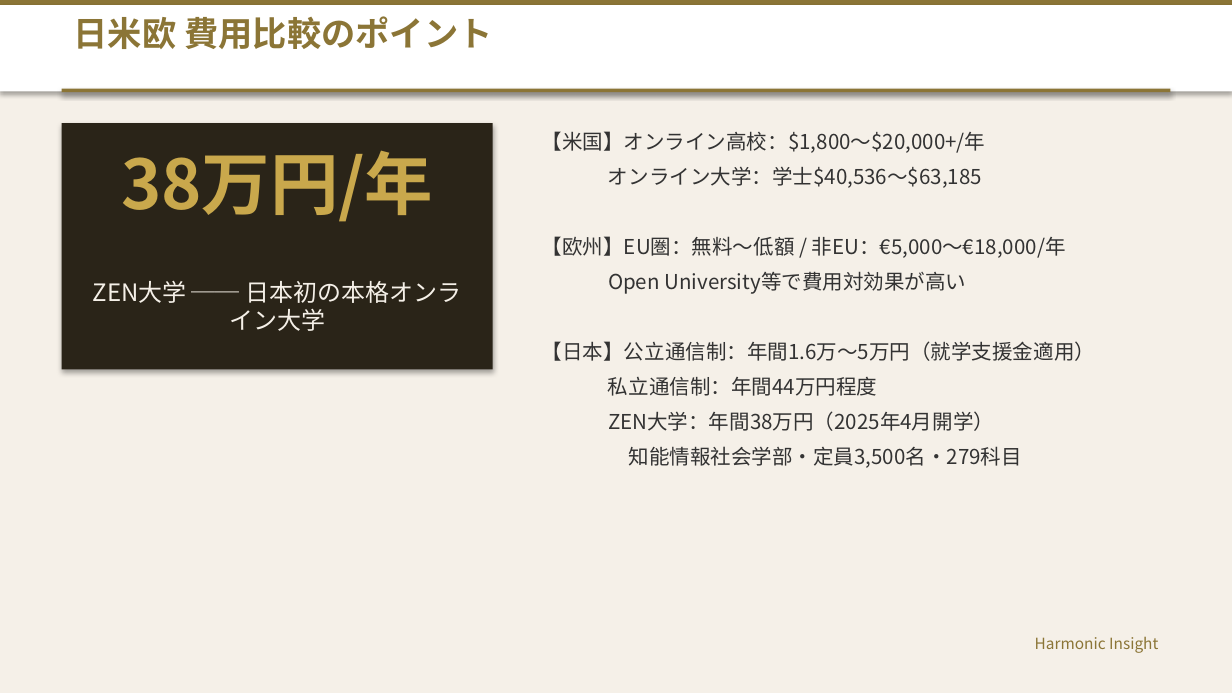
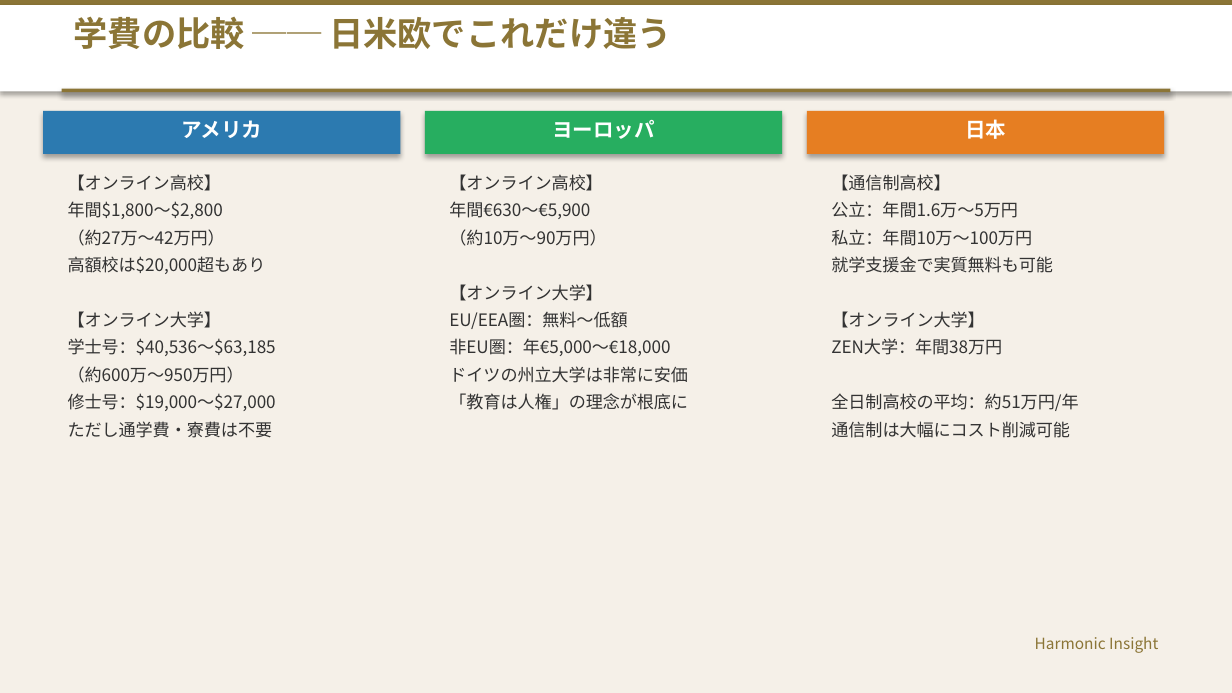
Before and after one commit to HarmonicInsight/Movie_Contents, a slide deck: slide 10 of 海外学習_留学_グローバルオンライン教育_プレゼンテーション.pptx (slide 13 before the commit). Drawn at 1232x693 pixels with LibreOffice and Linux fonts; fonts in the diff are those of the drawing. Boxes give left, top, right and bottom in pixels: in the first picture for what was removed or moved away, otherwise in the second. Text is boxed around its words. In the diff, an @@ line names an element or a change of style, - is before the commit and + after.

```diff
--- a/海外学習_留学_グローバルオンライン教育_プレゼンテーション.pptx
+++ b/海外学習_留学_グローバルオンライン教育_プレゼンテーション.pptx
@@ text at [74,16,672,49]: text changed @@
-日米欧 費用比較のポイント
+学費の比較 ── 日米欧でこれだけ違う
@@ rectangle: place and size @@
-rectangle at [62,123,493,370]
+rectangle at [43,111,400,154]
@@ rectangle at [43,111,400,154]: fill #2A2418 to #2C7AB0 @@
@@ rectangle added at [425,111,782,154], fill #27AE60 @@
@@ rectangle added at [807,111,1164,154], fill #E67E22 @@
@@ text added at [965,119,1006,139], 12 pt, text #FFFFFF, bold @@
+日本
@@ text at [181,120,262,138]: text changed; size 40 to 12 pt; text colour #C9A84C to #FFFFFF @@
-38万円/年
+アメリカ
@@ text removed at [542,131,1095,468] @@
-【米国】オンライン高校：$1,800〜$20,000+/年
-オンライン大学：学士$40,536〜$63,185
-【欧州】EU圏：無料〜低額 / 非EU：€5,000〜€18,000/年
-Open University等で費用対効果が高い
-【日本】公立通信制：年間1.6万〜5万円（就学支援金適用）
-私立通信制：年間44万円程度
-ZEN大学：年間38万円（2025年4月開学）
-知能情報社会学部・定員3,500名・279科目
@@ text added at [552,120,655,139], 12 pt, text #FFFFFF, bold @@
+ヨーロッパ
@@ text at [68,174,276,438]: text changed; size 14 to 10 pt; text colour #F5F0E8 to #333333 @@
-ZEN大学 ── 日本初の本格オンライン大学
+【オンライン高校】
+年間$1,800〜$2,800
+（約27万〜42万円）
+高額校は$20,000超もあり
+【オンライン大学】
+学士号：$40,536〜$63,185
+（約600万〜950万円）
+修士号：$19,000〜$27,000
+ただし通学費・寮費は不要
@@ text added at [449,174,688,410], 10 pt, text #333333 @@
+【オンライン高校】
+年間€630〜€5,900
+（約10万〜90万円）
+【オンライン大学】
+EU/EEA圏：無料〜低額
+非EU圏：年€5,000〜€18,000
+ドイツの州立大学は非常に安価
+「教育は人権」の理念が根底に
@@ text added at [831,174,1078,438], 10 pt, text #333333 @@
+【通信制高校】
+公立：年間1.6万〜5万円
+私立：年間10万〜100万円
+就学支援金で実質無料も可能
+【オンライン大学】
+ZEN大学：年間38万円
+全日制高校の平均：約51万円/年
+通信制は大幅にコスト削減可能
```
Also in this commit, not shown: 13 other slides changed, 2 slides added, 14 slides removed, 1 other file.
